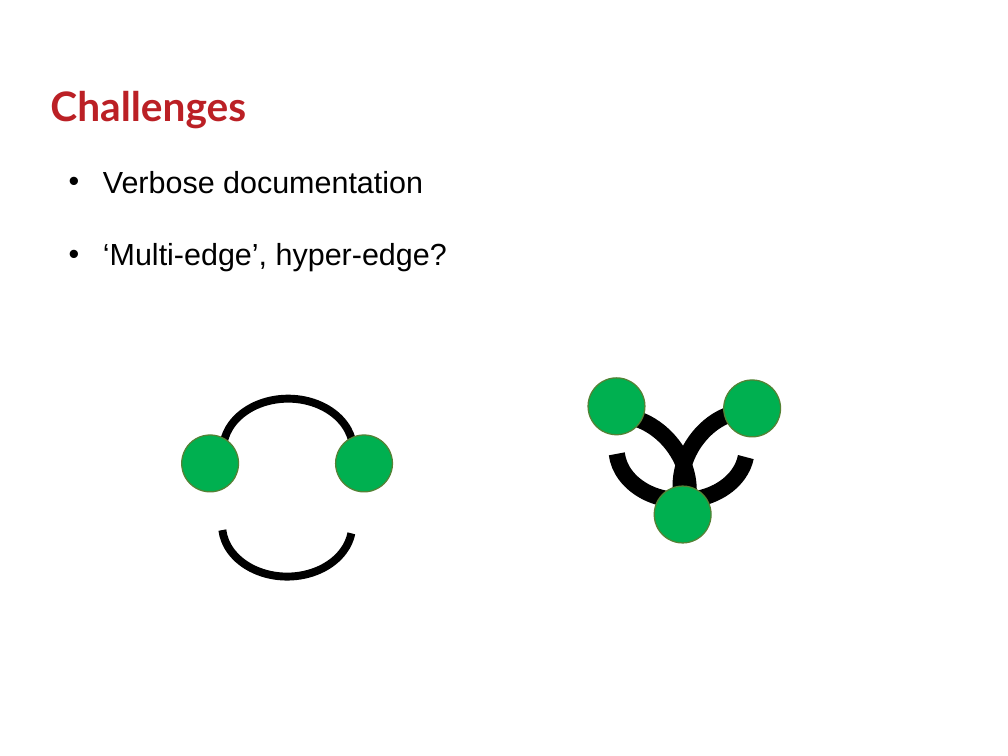
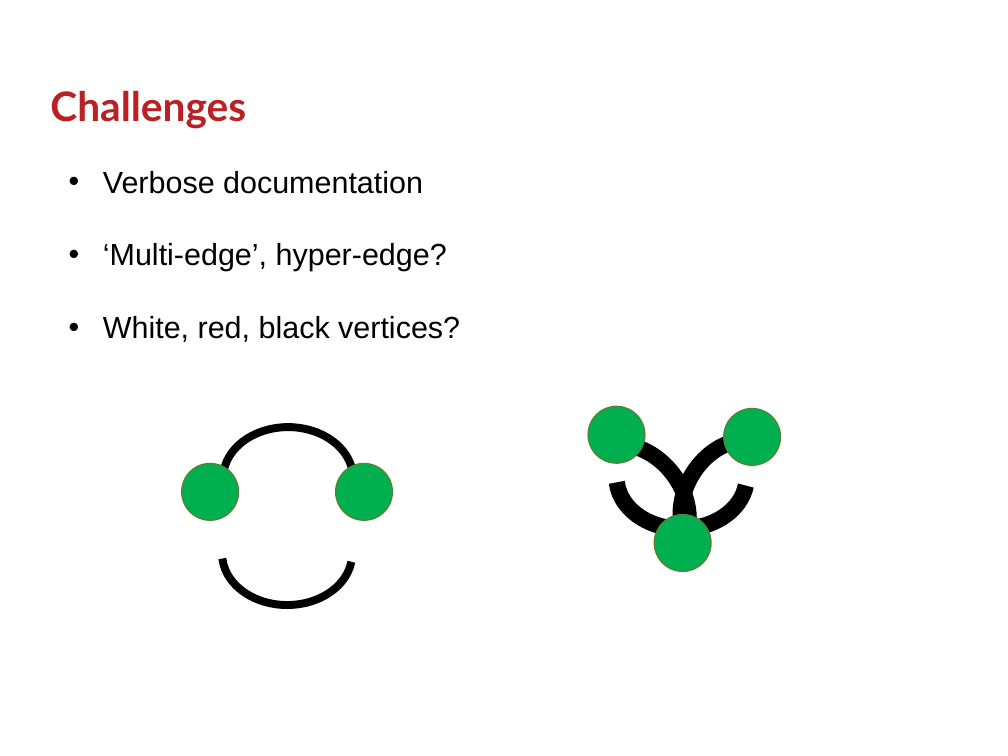
Before and after one commit to GSam/Slides, a slide deck: slide 28 of Samba KCC.pptx (slide 26 before the commit). Drawn at 1008x756 pixels with LibreOffice and Linux fonts; fonts in the diff are those of the drawing; background and template pictures are left out. Boxes give left, top, right and bottom in pixels: in the first picture for what was removed or moved away, otherwise in the second. Text is boxed around its words. In the diff, an @@ line names an element or a change of style, - is before the commit and + after.

```diff
--- a/Samba KCC.pptx
+++ b/Samba KCC.pptx
@@ text at (103,316,460,342): paragraph added @@
+• White, red, black vertices?
@@ 5 arc (boxed as its full ellipse)s, 5 ellipses: place and size @@
-5 arc (boxed as its full ellipse)s, 5 ellipses at (182,378,812,576)
+5 arc (boxed as its full ellipse)s, 5 ellipses at (182,406,812,605)
```
Also in this commit, not shown: 3 other slides changed, 4 slides added, 1 slide removed.
